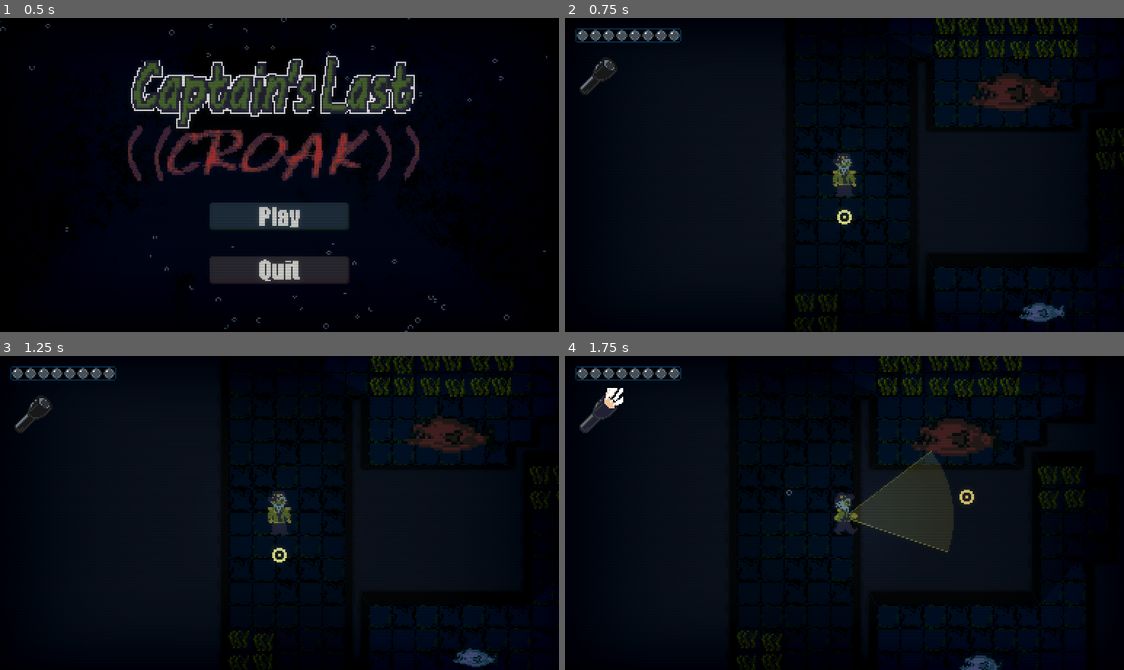
Above: before the commit, frames 1-4 (two rows, left to right).
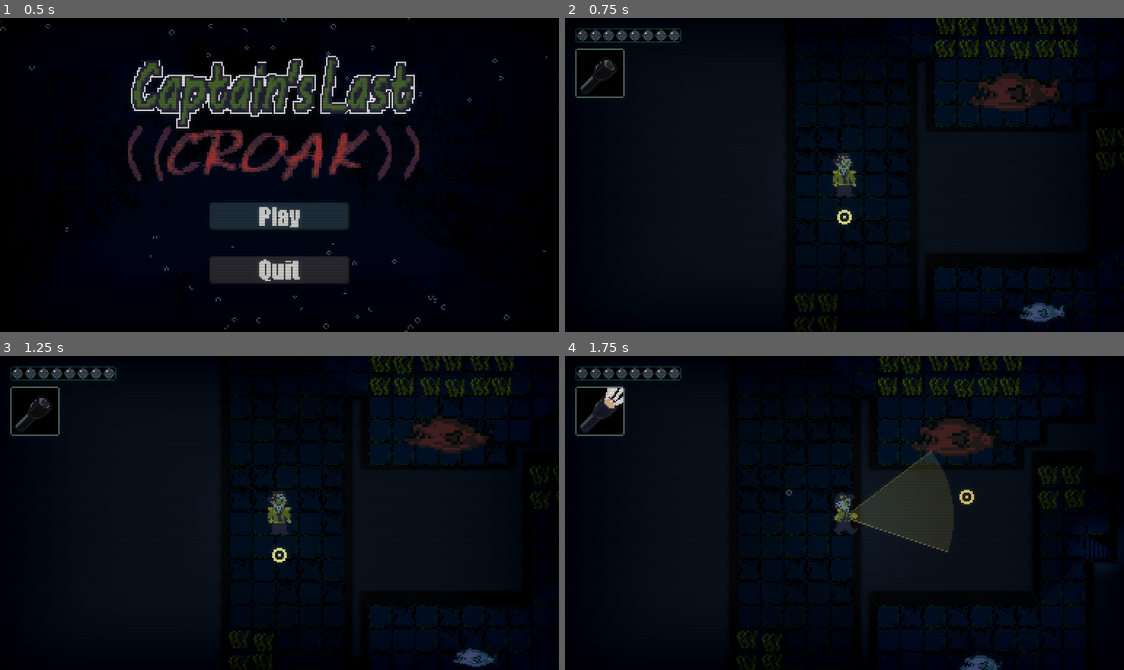
Above: after the commit, the same moments.

Repository: jablonskibrandan/GodotWild98
Game: Godot game, scene res://scenes/main_menu.tscn
Same seed, same stepped clock (60 frames per second), same inputs: the game is played once before the commit and once after it. Sound files missing from this copy of the repository are replaced by a short silence.
Inputs (mouse positions are in pixels of both pictures, inside the frame that each line leads up to):
- Up to frame 1 (0.5 s): no input
- Up to frame 2 (0.75 s): click (844, 215) at 0.5 s
- Up to frame 3 (1.25 s): no input
- Up to frame 4 (1.75 s): move the mouse to (967, 497) at 1.27 s; hold D (move_right) from 1.28 s (still down); hold F (flashlight_toggle) from 1.28 s (still down)

Frame 1 is identical in both runs. In frame 2, 0.6% of the frame differs, in the area x 1-21%, y 3-26%; in frame 3, 0.6%; in frame 4, 0.9%, in the area x 1-98%, y 3-65%.

Commit message:
Light and ui changes

Diff:
--- a/scenes/environment/stairs.tscn
+++ b/scenes/environment/stairs.tscn
@@ -5,6 +5,21 @@
 
 [sub_resource type="RectangleShape2D" id="RectangleShape2D_qxvjs"]
 size = Vector2(16, 16)
+
+[sub_resource type="Gradient" id="Gradient_y0f35"]
+offsets = PackedFloat32Array(0, 0.94)
+colors = PackedColorArray(1, 1, 1, 1, 0, 0, 0, 1)
+metadata/_snap_enabled = true
+metadata/_snap_count = 100
+
+[sub_resource type="GradientTexture2D" id="GradientTexture2D_h7cp2"]
+gradient = SubResource("Gradient_y0f35")
+width = 256
+height = 256
+fill = 1
+fill_from = Vector2(0.5, 0.5)
+fill_to = Vector2(0.4, 0.5)
+metadata/_snap_enabled = true
 
 [node name="Area2D" type="Area2D" unique_id=15992408]
 collision_layer = 64
@@ -18,4 +33,8 @@
 [node name="CollisionShape2D" type="CollisionShape2D" parent="." unique_id=1863970802]
 shape = SubResource("RectangleShape2D_qxvjs")
 
+[node name="PointLight2D" type="PointLight2D" parent="." unique_id=939212777]
+energy = 2.0
+texture = SubResource("GradientTexture2D_h7cp2")
+
 [connection signal="body_entered" from="." to="." method="_on_body_entered"]
--- a/scenes/floors/base_floor.tscn
+++ b/scenes/floors/base_floor.tscn
@@ -9,11 +9,12 @@
 [ext_resource type="Script" uid="uid://0h04okl3wdaf" path="res://scripts/tools/naval_mine_tool.gd" id="8_odtnr"]
 [ext_resource type="Script" uid="uid://bur0ibmglvosm" path="res://scripts/tools/distraction_manager.gd" id="9_psmdj"]
 [ext_resource type="PackedScene" uid="uid://d1jgjcardmcp1" path="res://scenes/player.tscn" id="10_ka5f4"]
+[ext_resource type="Texture2D" uid="uid://bc350eqdnfxm4" path="res://visuals/ui/ui_box.png" id="12_fjsq7"]
 [ext_resource type="Script" uid="uid://clc1phwuj8tqs" path="res://scripts/player/target_cursor.gd" id="14_mmpba"]
 [ext_resource type="Texture2D" uid="uid://qud7y6guapj7" path="res://visuals/ui/bubble_bar.png" id="15_kpit0"]
-[ext_resource type="Texture2D" uid="uid://d1o46o3t85g8k" path="res://visuals/ui/ui_flashlight_off.png" id="18_flashlight_off"]
 [ext_resource type="PackedScene" path="res://scenes/bubble_bar.tscn" id="16_rxbem"]
 [ext_resource type="Shader" uid="uid://bogy8vvctkjss" path="res://visuals/crt_shader.gdshader" id="17_xtii2"]
+[ext_resource type="Texture2D" uid="uid://d1o46o3t85g8k" path="res://visuals/ui/ui_flashlight_off.png" id="18_flashlight_off"]
 
 [sub_resource type="CanvasTexture" id="CanvasTexture_fio2n"]
 
@@ -65,18 +66,32 @@
 
 [node name="HUD" type="CanvasLayer" parent="." unique_id=1173174004]
 
-[node name="Bubble Box" type="Sprite2D" parent="HUD" unique_id=786385202]
-modulate = Color(0.11207495, 0.5847179, 1, 1)
+[node name="BoxBubble" type="TextureRect" parent="HUD" unique_id=153734033]
+modulate = Color(0.49010885, 1, 0.94195384, 1)
 texture_filter = 1
-position = Vector2(44, 12)
+offset_left = 7.0
+offset_top = 7.0
+offset_right = 81.0
+offset_bottom = 17.0
 texture = ExtResource("15_kpit0")
+stretch_mode = 2
 
-[node name="FlashlightIndicator" type="TextureRect" parent="HUD"]
+[node name="SignalBox" type="TextureRect" parent="HUD" unique_id=1836662802]
+modulate = Color(0.44796598, 0.54004896, 0.50956357, 1)
+texture_filter = 1
+offset_left = 7.0
+offset_top = 21.0
+offset_right = 81.0
+offset_bottom = 55.0
+texture = ExtResource("12_fjsq7")
+stretch_mode = 2
+
+[node name="FlashlightIndicator" type="TextureRect" parent="HUD" unique_id=1447740332]
+texture_filter = 1
 offset_left = 8.0
 offset_top = 22.0
 offset_right = 40.0
 offset_bottom = 54.0
-texture_filter = 1
 mouse_filter = 2
 texture = ExtResource("18_flashlight_off")
 
--- a/scenes/tools/naval_mine.tscn
+++ b/scenes/tools/naval_mine.tscn
@@ -41,10 +41,26 @@
 
 [sub_resource type="CircleShape2D" id="CircleShape2D_dmehe"]
 
+[sub_resource type="Gradient" id="Gradient_y0f35"]
+offsets = PackedFloat32Array(0, 0.94)
+colors = PackedColorArray(1, 1, 1, 1, 0, 0, 0, 1)
+metadata/_snap_enabled = true
+metadata/_snap_count = 100
+
+[sub_resource type="GradientTexture2D" id="GradientTexture2D_y6weo"]
+gradient = SubResource("Gradient_y0f35")
+width = 256
+height = 256
+fill = 1
+fill_from = Vector2(0.5, 0.5)
+fill_to = Vector2(0.4, 0.5)
+metadata/_snap_enabled = true
+
 [node name="NavalMine" type="Node2D" unique_id=1818726148]
 script = ExtResource("1_y6weo")
 
 [node name="AnimatedSprite2D" type="AnimatedSprite2D" parent="." unique_id=95695710]
+modulate = Color(0.3744844, 0.3969185, 0.374479, 1)
 texture_filter = 1
 sprite_frames = SubResource("SpriteFrames_dmehe")
 frame_progress = 0.64224803
@@ -53,3 +69,7 @@
 
 [node name="CollisionShape2D" type="CollisionShape2D" parent="Area2D" unique_id=931144718]
 shape = SubResource("CircleShape2D_dmehe")
+
+[node name="PointLight2D" type="PointLight2D" parent="." unique_id=978858569]
+energy = 2.0
+texture = SubResource("GradientTexture2D_y6weo")
Binary file added: visuals/ui/key.png
Not shown, added: visuals/ui/key.png.import
Not shown, added: visuals/ui/retry_button.png.import
Binary file added: visuals/ui/ui_box.png
Not shown, added: visuals/ui/ui_box.png.import
